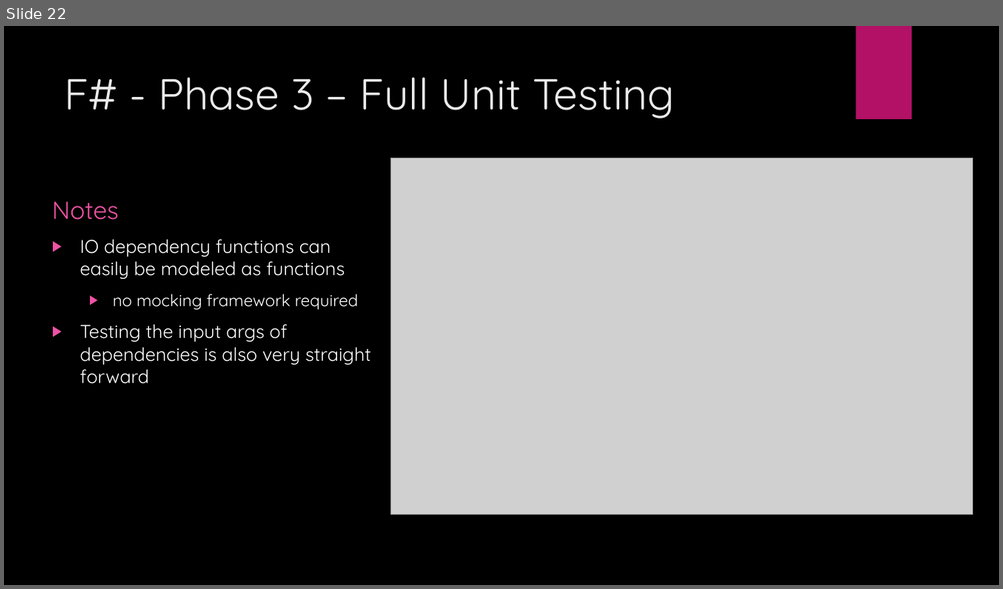
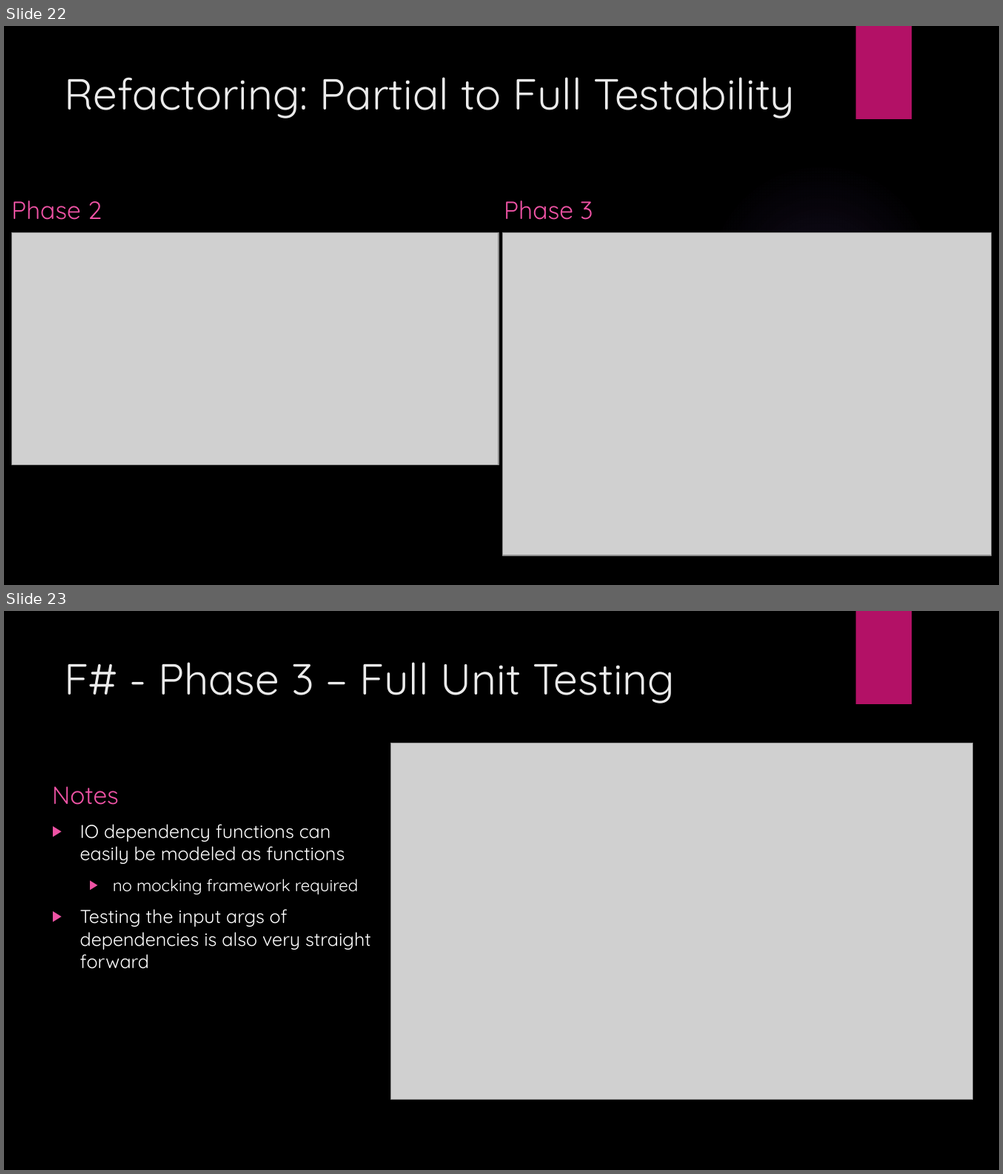
Before and after one commit to JordanMarr/TradeMinderFSharp, a slide deck: TradeMinder F# - C#.pptx. Shown one above the other, each under a label of ours: slide 22 before the commit, slides 22 and 23 after it. The pictures are 1003x589 and 1003x1174 pixels, drawn with LibreOffice and Linux fonts; fonts in the diff are those of the drawing; grey boxes stand for pictures; background and template pictures are left out. Boxes give left, top, right and bottom in pixels: in the first picture for what was removed or moved away, otherwise in the second. Text is boxed around its words. In the diff, an @@ line names an element or a change of style, - is before the commit and + after.

```diff
--- a/TradeMinder F# - C#.pptx
+++ b/TradeMinder F# - C#.pptx
@@ slide 22 added at [4,26,999,585], background picture (left out); not listed: 1 template element that a slide beside it also shows @@
@@ title added at [64,77,795,118], 42 pt, text #EBEBEB @@
+Refactoring: Partial to Full Testability
@@ ellipse added at [706,163,936,392], fill gradient #9B6BF2 @@
@@ text added at [11,201,102,220], 24 pt, text #EF53A5 @@
+Phase 2
@@ text added at [504,201,592,220], 24 pt, text #EF53A5 @@
+Phase 3
@@ picture added at [12,232,498,466] @@
@@ picture added at [503,232,990,556] @@
@@ what was slide 22 is now slide 23 @@
```
Also in this commit, not shown: 5 other slides added, 3 other files.
